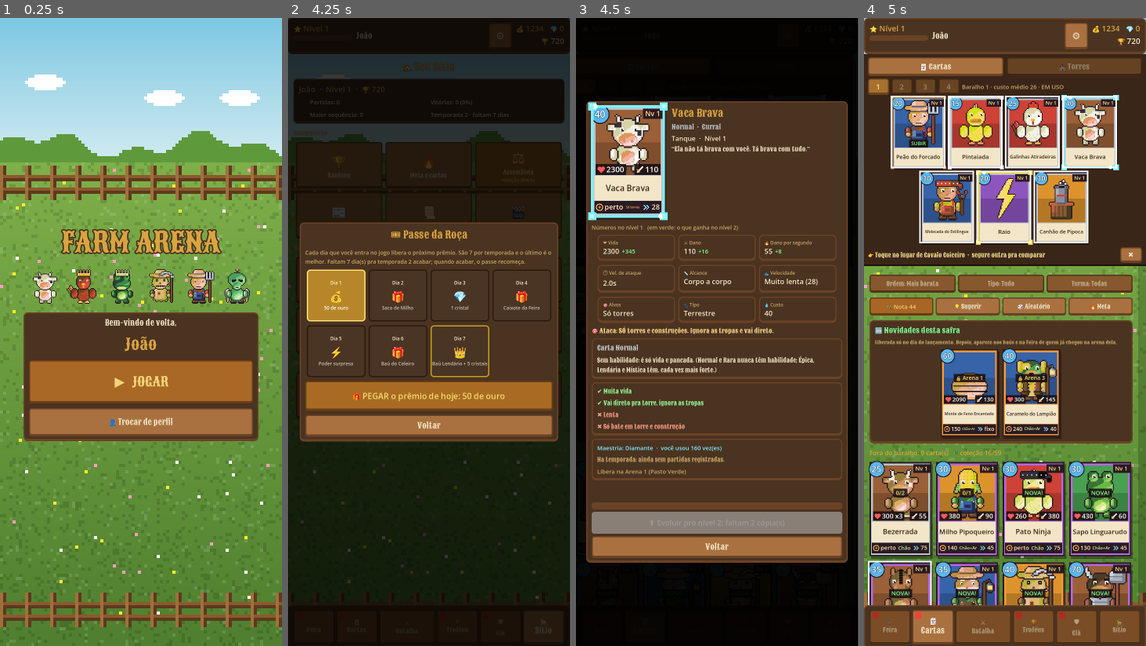
Above: before the commit, frames 1-4 (left to right).
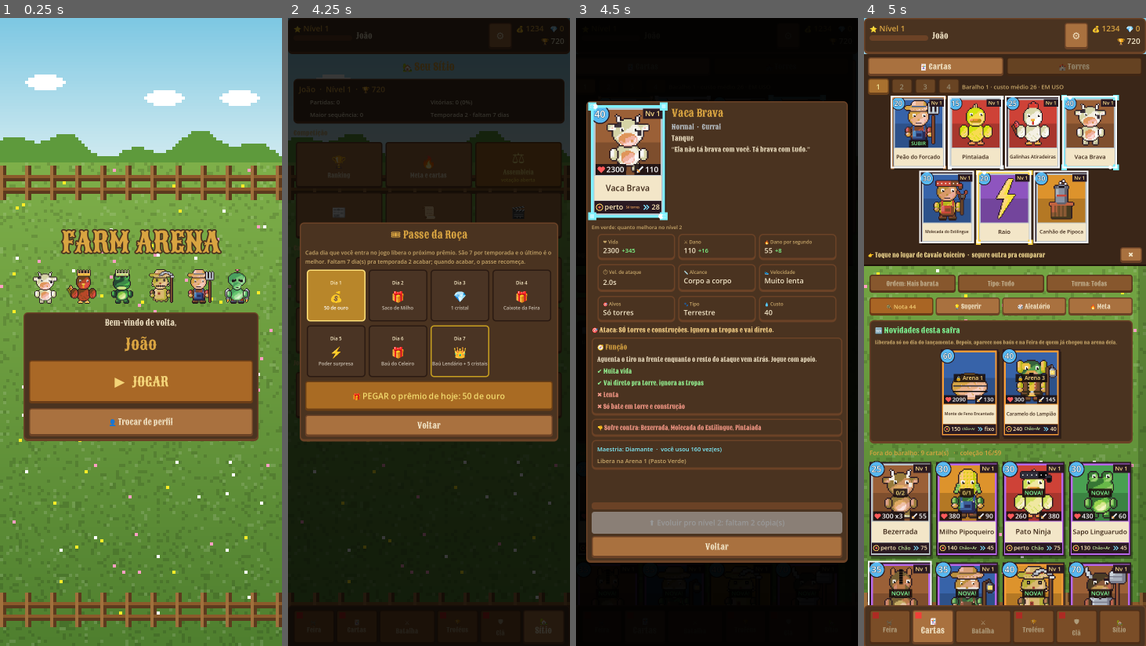
Above: after the commit, the same moments.

Repository: Generadevde/farmarena
Game: Godot game, scene res://ci/shot.tscn
Two runs of this game, one before a commit and one after it. Both use one fixed random seed, a clock stepped at 60 frames per second and the inputs below. This scene is started directly instead of the project's main scene. The engine's default icon, where the game draws it, is replaced by a stand-in: a white triangle on a blue panel in a dark square.
Inputs (mouse positions are in pixels of both pictures, inside the frame that each line leads up to):
- Up to frame 1 (0.25 s): no input
- Up to frame 2 (4.25 s): click "⚙" at 0.5 s; click "🎁 Presente do dia -- PEGAR!" at 1.25 s; click "Ordem: Mais barata" at 2 s; click "🎟 Passe 0 de 7 · PEGAR!" at 2.75 s; click "200 pts Saco de Milho" at 3.5 s
- Up to frame 3 (4.5 s): click (807, 212) at 4.25 s
- Up to frame 4 (5 s): no input

Frames 1-2 are identical in both runs. In frame 3, 6.5% of the frame differs, in the area x 5-95%, y 18-74%; in frame 4, nothing differs.

Commit message:
Info da carta mais parecida com o Clash: função, boa/sofre contra, alcance em quadrados; diagnóstico com o que a partida gravada mostrou
Co-Authored-By: Claude Opus 5.5 <noreply@anthropic.com>
Claude-Session: https://claude.ai/code/session_01F2c9wwKpd4XWAaAeM55Dzi

Diff:
--- a/Scripts/hub.gd
+++ b/Scripts/hub.gd
@@ -1790,6 +1790,110 @@
 		h.add_child(plus_l)
 
 
+const TILE_PX = 31.0  # 1 "quadrado" do campo (576 px de largura ≈ 18 quadrados, igual ao Clash)
+
+
+## pra que a carta serve, em uma frase -- toda carta tem função, mesmo sem habilidade
+func _role_job(card: CardData) -> String:
+	match card.role:
+		CardData.CardRole.ENXAME:
+			return "Cerca o inimigo com vários de uma vez. Ótima pra derrubar quem bate forte num alvo só e pra distrair a torre."
+		CardData.CardRole.TANQUE:
+			return "Aguenta o tiro na frente enquanto o resto do ataque vem atrás. Jogue com apoio."
+		CardData.CardRole.PUNICAO:
+			return "Golpe pesado: apaga tanque e carta cara rapidinho. Cuidado com bando."
+		CardData.CardRole.CONTROLE:
+			return "Atrapalha o outro lado: segura, atrasa ou desmonta o ataque."
+		CardData.CardRole.CONTRA_ATAQUE:
+			return "Defende barato e já sai atacando do outro lado com o que sobrou."
+		CardData.CardRole.SUPORTE:
+			return "Deixa os aliados melhores. Brilha atrás de um tanque."
+		CardData.CardRole.FINALIZADOR:
+			return "Foco em torre: tira os últimos pontos de vida ou força o rival a gastar pra defender."
+		CardData.CardRole.CONSTRUCAO:
+			return "Fica parada no seu lado e puxa as tropas inimigas pra longe da torre."
+		CardData.CardRole.AEREO:
+			return "Voa por cima do rio e das tropas de chão. Só quem acerta voador para."
+		CardData.CardRole.INVOCADOR:
+			return "Vai soltando ajudantes com o tempo. Quanto mais fica viva, mais rende."
+		CardData.CardRole.CERCO:
+			return "Bate na torre de longe, sem precisar chegar perto."
+		CardData.CardRole.VERSATIL:
+			return "Serve um pouco pra tudo: defende e ataca."
+	return ""
+
+
+## [boa contra, sofre contra]: nomes de cartas de verdade, tirados dos números
+func _matchups(card: CardData) -> Array:
+	var good: Array = []
+	var bad: Array = []
+	var me = _profile_of(card)
+	if me.is_empty():
+		return [good, bad]
+	var pool: Array = []
+	var toks = Catalogo.tokens()
+	for c in CardDatabase.all_cards:
+		if c == null or c == card or toks.has(c):
+			continue
+		pool.append(c)
+	pool.sort_custom(func(a, b): return a.unlock_arena < b.unlock_arena)
+	for c in pool:
+		var o = _profile_of(c)
+		if o.is_empty():
+			continue
+		var w = _beats(me, o)
+		var l = _beats(o, me)
+		if w and !l and good.size() < 3:
+			good.append(c.card_name)
+		elif l and !w and bad.size() < 3:
+			bad.append(c.card_name)
+	return [good, bad]
+
+
+## resumo do que a carta faz em campo, pra comparar com outra
+func _profile_of(c: CardData) -> Dictionary:
+	if c.is_spell():
+		var sp = c.spell_data
+		if sp.damage <= 0 or !sp.affects_enemies:
+			return {}
+		return {"spell": true, "area": true, "air_hit": true, "big": sp.damage >= 400}
+	var st: UnitData = DeckBuilder.get_unit_stats(c)
+	if st == null:
+		return {}
+	var n = maxi(1, st.unit_count)
+	return {
+		"spell": false,
+		"swarm": n >= 3 and st.hp <= 400,
+		"air": st.unit_type == UnitData.UnitType.AIR,
+		"air_hit": st.damage > 0 and st.target_type in [UnitData.TargetType.ALL, UnitData.TargetType.AIR],
+		"ground_hit": st.damage > 0 and st.target_type != UnitData.TargetType.AIR,
+		"area": st.is_aoe,
+		"heavy_hit": st.damage >= 250 and !st.is_aoe,
+		"tank": st.hp * n >= 1300,
+		"tower_only": st.target_type == UnitData.TargetType.BUILDING,
+		"building": st.unit_type == UnitData.UnitType.BUILDING,
+	}
+
+
+## regra simples de quem leva vantagem (a vence b?)
+func _beats(a: Dictionary, b: Dictionary) -> bool:
+	if a.get("spell", false):
+		return b.get("swarm", false) and !a.get("big", false)
+	if b.get("spell", false):
+		return false
+	if b.get("air", false) and !a.get("air_hit", false):
+		return false
+	if a.get("air", false) and !b.get("air_hit", false) and !b.get("building", false) and !b.get("tower_only", false):
+		return true
+	if a.get("area", false) and b.get("swarm", false):
+		return true
+	if a.get("swarm", false) and (b.get("heavy_hit", false) or b.get("tower_only", false)) and !b.get("area", false):
+		return true
+	if a.get("heavy_hit", false) and b.get("tank", false):
+		return true
+	return false
+
+
 static func _speed_name(sp: float) -> String:
 	if sp <= 0:
 		return "Parado"
@@ -1819,7 +1923,7 @@
 		if sp.shield_amount > 0:
 			var s0 = int(round(sp.shield_amount * mult))
 			_stat_tile(g, "🛡 Escudo", str(s0), "+%d" % (int(round(sp.shield_amount * next_mult)) - s0) if up else "")
-		_stat_tile(g, "⭕ Raio", str(int(sp.radius)))
+		_stat_tile(g, "⭕ Raio", ("%.1f quadrados" % (sp.radius / TILE_PX)).replace(".", ","))
 		if sp.duration > 0:
 			_stat_tile(g, "⏱ Duração", "%.1fs" % sp.duration)
 		if sp.summon_count > 0:
@@ -1839,10 +1943,10 @@
 			var dps0 = int(round(st.damage * mult / st.attack_speed))
 			_stat_tile(g, "🔥 Dano por segundo", str(dps0), "+%d" % (int(round(st.damage * next_mult / st.attack_speed)) - dps0) if up else "")
 			_stat_tile(g, "⏱ Vel. de ataque", "%.1fs" % st.attack_speed)
-		_stat_tile(g, "📏 Alcance", str(int(st.attack_range)) if st.is_ranged else "Corpo a corpo")
+		_stat_tile(g, "📏 Alcance", ("%.1f quadrados" % (st.attack_range / TILE_PX)).replace(".", ",") if st.is_ranged else "Corpo a corpo")
 	else:
 		_stat_tile(g, "⚔ Dano", "não ataca")
-	_stat_tile(g, "👟 Velocidade", "%s (%d)" % [_speed_name(st.move_speed), int(st.move_speed)] if st.move_speed > 0 else "Parado")
+	_stat_tile(g, "👟 Velocidade", _speed_name(st.move_speed))
 	var targets = "Chão"
 	match st.target_type:
 		UnitData.TargetType.BUILDING:
@@ -1864,7 +1968,7 @@
 	if st.unit_count > 1 or !card.companions.is_empty():
 		_stat_tile(g, "👥 Quantidade", count_text)
 	if st.is_aoe:
-		_stat_tile(g, "⭕ Área do golpe", str(int(st.aoe_radius)))
+		_stat_tile(g, "⭕ Dano em área", ("%.1f quadrados" % (st.aoe_radius / TILE_PX)).replace(".", ","))
 	_stat_tile(g, "💧 Custo", str(card.cost))
 
 
@@ -2057,7 +2161,12 @@
 	if adj_text != "":
 		side.add_child(_wrap("⚖ Ajustada pela Assembleia: " + adj_text, 15, Color(0.8, 0.95, 1.0)))
 	side.add_child(_label("%s  ·  %s" % [Catalogo.RARITY_NAMES[rarity], card.get_nation_name() if card.get_nation_name() != "" else "Coringa"], 17, Catalogo.RARITY_COLORS[rarity]))
-	side.add_child(_label("%s  ·  %s" % [CardData.role_name(card.role), ("Nível %d de %s" % [lv, whose] if level_view > 0 else "Nível %d" % lv) if (owned or level_view > 0) else "não liberada"], 17))
+	var role_line = CardData.role_name(card.role)
+	if level_view > 0:
+		role_line += "  ·  nível %d de %s" % [lv, whose]
+	elif !owned:
+		role_line += "  ·  não liberada"
+	side.add_child(_label(role_line, 17))
 	if card.description != "":
 		side.add_child(_wrap("“%s”" % card.description, 16, Color(0.95, 0.9, 0.78)))
 
@@ -2092,7 +2201,7 @@
 	var mult = PlayerProfile.compute_stat_multiplier(lv) * star_factor
 	var next_mult = PlayerProfile.compute_stat_multiplier(lv + 1) * star_factor if can_level else mult
 	if can_level:
-		v.add_child(_label("Números no nível %d   (em verde: o que ganha no nível %d)" % [lv, lv + 1], 14, ThemeBuilder.COLOR_STAT_LABEL))
+		v.add_child(_label("Em verde: quanto melhora no nível %d" % (lv + 1), 13, ThemeBuilder.COLOR_STAT_LABEL))
 	var g = _grid(v, 3)
 	_fill_stat_tiles(g, card, mult, next_mult)
 	var target_line = _target_text(card)
@@ -2110,20 +2219,31 @@
 
 	# habilidades, uma por linha, explicadas
 	var skills = Catalogo.abilities_detail(card)
-	var sk_panel = _panel(v)
-	sk_panel.add_child(_label("Carta %s" % Catalogo.RARITY_NAMES[rarity], 17, Catalogo.RARITY_COLORS[rarity].lightened(0.2)))
-	if skills.is_empty():
-		sk_panel.add_child(_wrap("Sem habilidade: é só vida e pancada. (Normal e Rara nunca têm habilidade; Épica, Lendária e Mística têm, cada vez mais forte.)", 15))
-	for pair in skills:
-		var help_text = _ability_help(str(pair[0]))
-		sk_panel.add_child(_wrap("%s %s%s" % ["★".repeat(int(pair[1])), pair[0], ": " + help_text if help_text != "" else ""], 15))
-
-	if !card.pros.is_empty() or !card.cons.is_empty():
+	if !skills.is_empty():
+		var sk_panel = _panel(v)
+		sk_panel.add_child(_label("✨ Habilidades", 17, Catalogo.RARITY_COLORS[rarity].lightened(0.2)))
+		for pair in skills:
+			var help_text = _ability_help(str(pair[0]))
+			sk_panel.add_child(_wrap("%s %s%s" % ["★".repeat(int(pair[1])), pair[0], ": " + help_text if help_text != "" else ""], 15))
+
+	# FUNÇÃO: pra que a carta serve (toda carta tem uma, com ou sem habilidade)
+	var job = _role_job(card)
+	if job != "" or !card.pros.is_empty() or !card.cons.is_empty():
 		var pc = _panel(v)
+		pc.add_child(_label("🧭 Função", 17, ThemeBuilder.COLOR_GOLD))
+		if job != "":
+			pc.add_child(_wrap(job, 15))
 		for p in card.pros:
 			pc.add_child(_wrap("✔ " + p, 15, Color(0.6, 1.0, 0.6)))
 		for p in card.cons:
 			pc.add_child(_wrap("✖ " + p, 15, Color(1.0, 0.62, 0.55)))
+	var mu = _matchups(card)
+	if !mu[0].is_empty() or !mu[1].is_empty():
+		var mp_panel = _panel(v)
+		if !mu[0].is_empty():
+			mp_panel.add_child(_wrap("👍 Boa contra: " + ", ".join(mu[0]), 15, Color(0.6, 1.0, 0.6)))
+		if !mu[1].is_empty():
+			mp_panel.add_child(_wrap("👎 Sofre contra: " + ", ".join(mu[1]), 15, Color(1.0, 0.62, 0.55)))
 
 	# histórico
 	var hist = _panel(v)
@@ -2138,8 +2258,6 @@
 	var played = int(season.get("wins", 0)) + int(season.get("losses", 0))
 	if played > 0:
 		hist.add_child(_wrap("Na temporada (todo mundo): jogada em %d partidas, vence %d%%" % [played, int(round(100.0 * int(season.get("wins", 0)) / played))], 15, ThemeBuilder.COLOR_STAT_LABEL))
-	else:
-		hist.add_child(_wrap("Na temporada: ainda sem partidas registradas.", 15, ThemeBuilder.COLOR_STAT_LABEL))
 	hist.add_child(_wrap("Libera na Arena %d (%s)" % [maxi(1, card.unlock_arena), ArenaManager.get_arena_info(maxi(1, card.unlock_arena)).get("name", "")], 15, ThemeBuilder.COLOR_STAT_LABEL))
 
 	if owned:
Not shown, changed: DIAGNOSTICO.md
